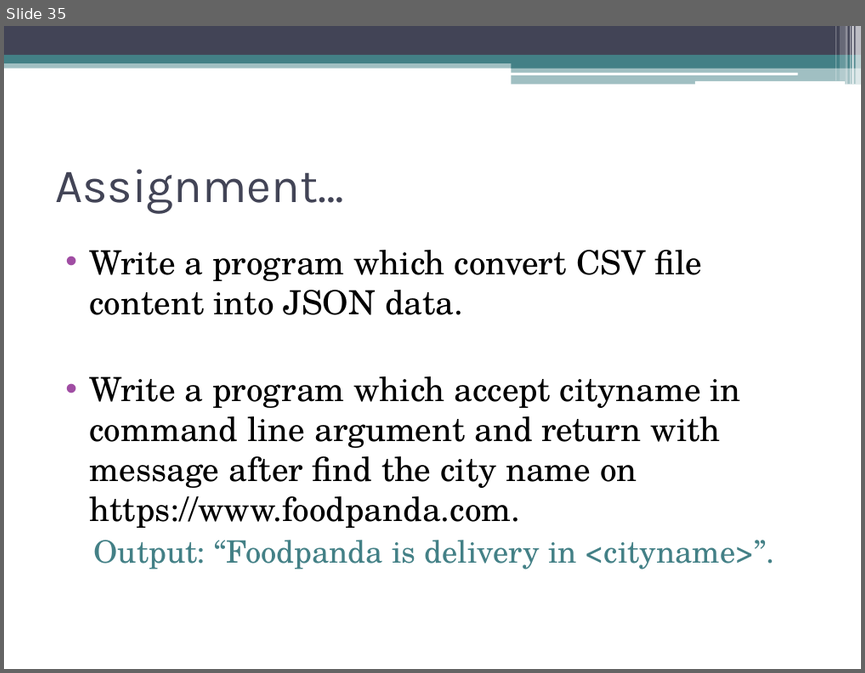
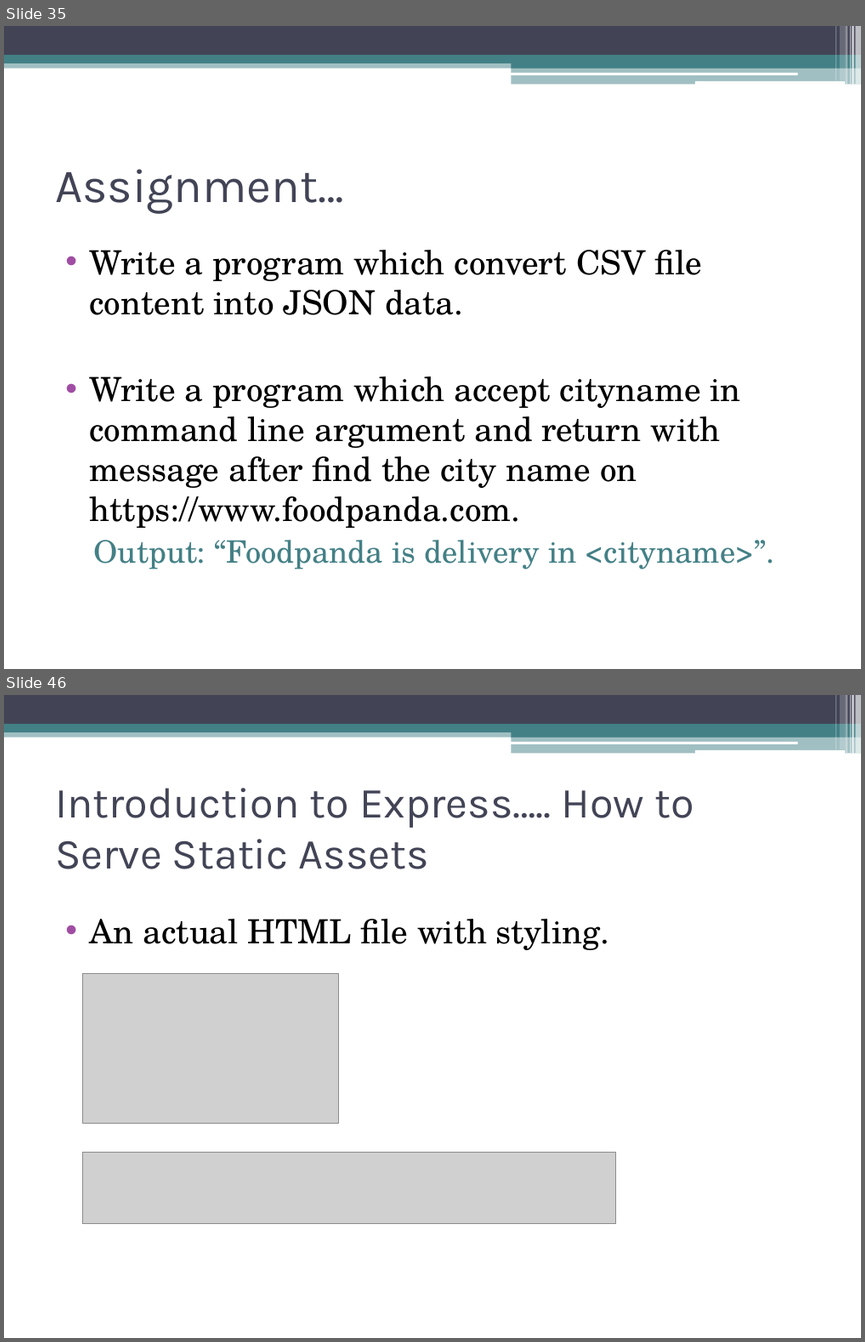
Before and after one commit to akjkhatri/mean_stack, a slide deck: MEAN Stack Workshop.pptx. Shown one above the other, each under a label of ours: slide 35 before the commit, slides 35 and 46 after it; the slides between them are not shown. The pictures are 865x673 and 865x1342 pixels, drawn with LibreOffice and Linux fonts; fonts in the diff are those of the drawing; grey boxes stand for pictures. Boxes give left, top, right and bottom in pixels: in the first picture for what was removed or moved away, otherwise in the second. Text is boxed around its words. In the diff, an @@ line names an element or a change of style, - is before the commit and + after.

Commit message:
Express JS

```diff
--- a/MEAN Stack Workshop.pptx
+++ b/MEAN Stack Workshop.pptx
@@ slide 46 added at (4, 695, 861, 1338), background #FFFFFF; not listed: 13 template elements that a slide beside it also shows @@
@@ title added at (55, 788, 693, 869), 36 pt, text #424456 @@
+Introduction to Express….. How to Serve Static Assets
@@ text added at (90, 919, 610, 950), 28 pt, text #000000 @@
+• An actual HTML file with styling.
@@ picture added at (83, 974, 339, 1123) @@
@@ picture added at (83, 1151, 616, 1223) @@
```
Also in this commit, not shown: 1 slide changed, 14 other slides added.
